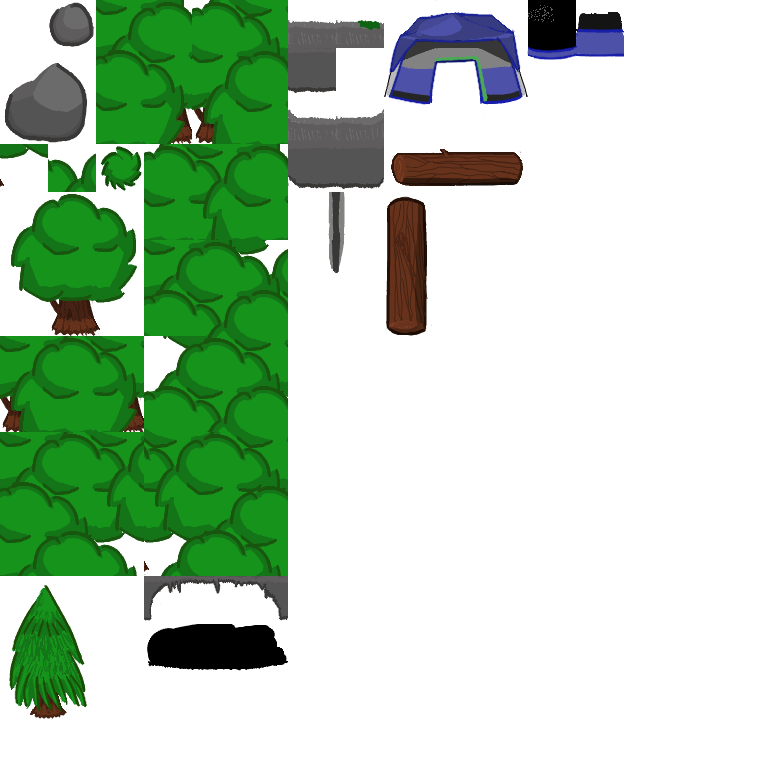
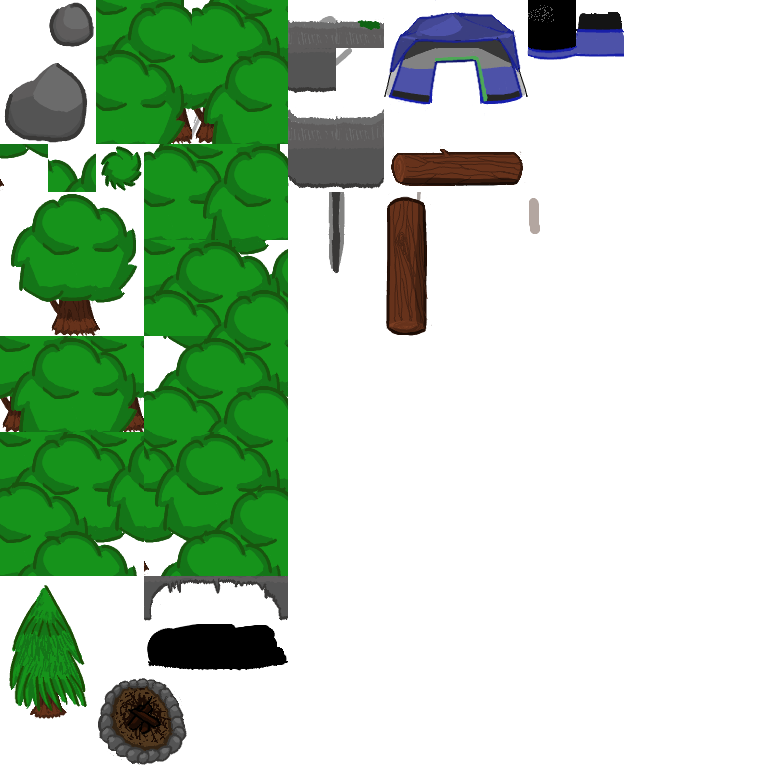
Layer changes from the first w=768, h=768 image to the second:
added group "log-vertical" with 5 layers above "doodles #14" over [417, 193, 428, 323]
renamed "doodles #11" to "texture", moved it into group "log-vertical" over [418, 200, 428, 323]
renamed "log-hori #1" to "outline #15", moved it into group "log-vertical" over [417, 193, 428, 323]
renamed "doodles #9" to "color #3", moved it into group "log-vertical" over [417, 197, 421, 201]
added layer "doodles #16" above "doodles #19" over [126, 696, 162, 735]
added layer "doodles #18" above "doodles #17" over [131, 704, 156, 733]
added layer "doodles #17" above "doodles #9" over [128, 704, 159, 734]
added layer "doodles #9" above "doodles #15" over [98, 678, 187, 765]
added layer "doodles #15" above "doodles #12" over [112, 686, 171, 745]
added layer "doodles #12" above "doodles #10" over [100, 678, 186, 759]
added layer "doodles #10" above "doodles #13" over [100, 678, 185, 763]
added layer "doodles #13" (38%) above "doodles #11" over [104, 682, 175, 755]
added layer "doodles #11" above "doodles copy" over [103, 682, 177, 755]
showed "doodles copy" over [192, 2, 540, 323]
